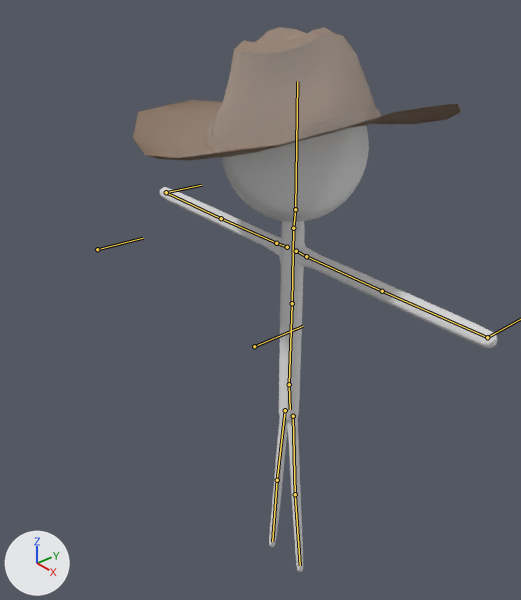
The Blender file SticksNBones_Game/Assets/Renders/Ranger.blend, before and after one commit.
Both versions are drawn from a 50 mm lens placed at (1.279, -1.19, 1.26), pointed at (-0.033, -0.076, 0.36). The lights are fixed; the arrows at lower left show +X, +Y and +Z. The bones that bend it are drawn over the model as lines.

The first picture shows 'Cylinder.001', 'hat group1'.
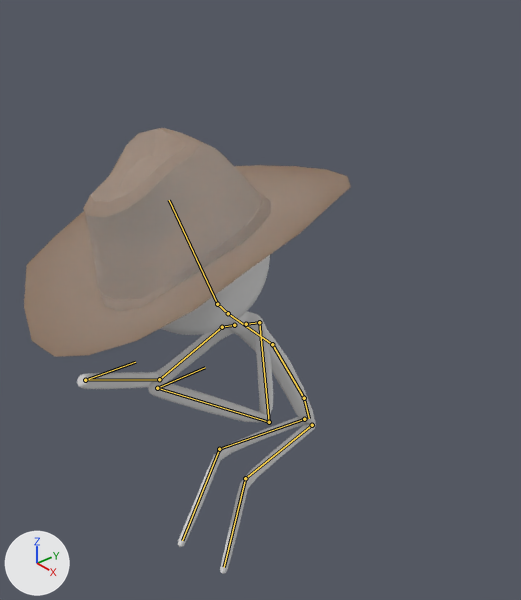
The newer file adds an action. The first version stands in its rest pose; the second is drawn at frame 11 of the action 'DashBack'.

Changed parts and their boxes (x1, y1, x2, y2) in the pictures (521 x 600 px):
'hat group1', posed (70% taller)
    before: (133, 27, 461, 161)
    after: (24, 128, 351, 357)
'Cylinder.001', posed
    before: (160, 126, 497, 572)
    after: (77, 255, 316, 574)
bone 'stomach', root to tip
    before: (289, 384) to (292, 303)
    after: (304, 398) to (272, 344)
bone 'chest', root to tip
    before: (292, 303) to (293, 228)
    after: (272, 344) to (228, 313)
bone 'head', root to tip
    before: (295, 209) to (297, 81)
    after: (217, 304) to (169, 200)
bone 'pelvis', root to tip
    before: (289, 384) to (290, 409)
    after: (304, 398) to (309, 418)
bone 'armik.r', root to tip
    before: (166, 192) to (201, 185)
    after: (85, 380) to (135, 362)

What the commit changed:
Bone 'base' (bone_base) moves from (0.0, 0.0, 0.0) to (0.03, -0.25, 0.29).
Bone 'stomach' (bone_stomach) turns from (0, 0, 0) to (33, 26, 16) degrees about its own x, y and z.
Bone 'chest' (bone_chest) turns from (0, 0, 0) to (15, 0, 6) degrees about its own x, y and z.
Bone 'head' (bone_head) turns from (0, 0, 0) to (-25, -31, 4) degrees about its own x, y and z.
Bone 'pelvis' (bone_pelvis) turns from (0, 0, 0) to (-12, 2, -2) degrees about its own x, y and z.
Bone 'ikleg.l' (bone_ikleg_l) moves from (0.0, 0.0, 0.0) to (0.06, -1.42, -0.58).
Bone 'ikleg.r' (bone_ikleg_r) moves from (0.0, 0.0, 0.0) to (-0.01, -1.73, -0.75).
Bone 'knee.r' (bone_knee_r) moves from (0.0, 0.0, 0.0) to (0.5, 0.05, 0.03).
Bone 'armik.l' (bone_armik_l) moves from (0.0, 0.0, 0.0) to (1.33, -2.02, 2.05).
Bone 'elbowik.l' (bone_elbowik_l) moves from (0.0, 0.0, 0.0) to (1.23, 0.01, 1.07).
Bone 'armik.r' (bone_armik_r) moves from (0.0, 0.0, 0.0) to (-1.19, -2.42, 2.09).
Bone 'elbowik.r' (bone_elbowik_r) moves from (0.0, 0.0, 0.0) to (-2.7, 0.23, 2.58).
